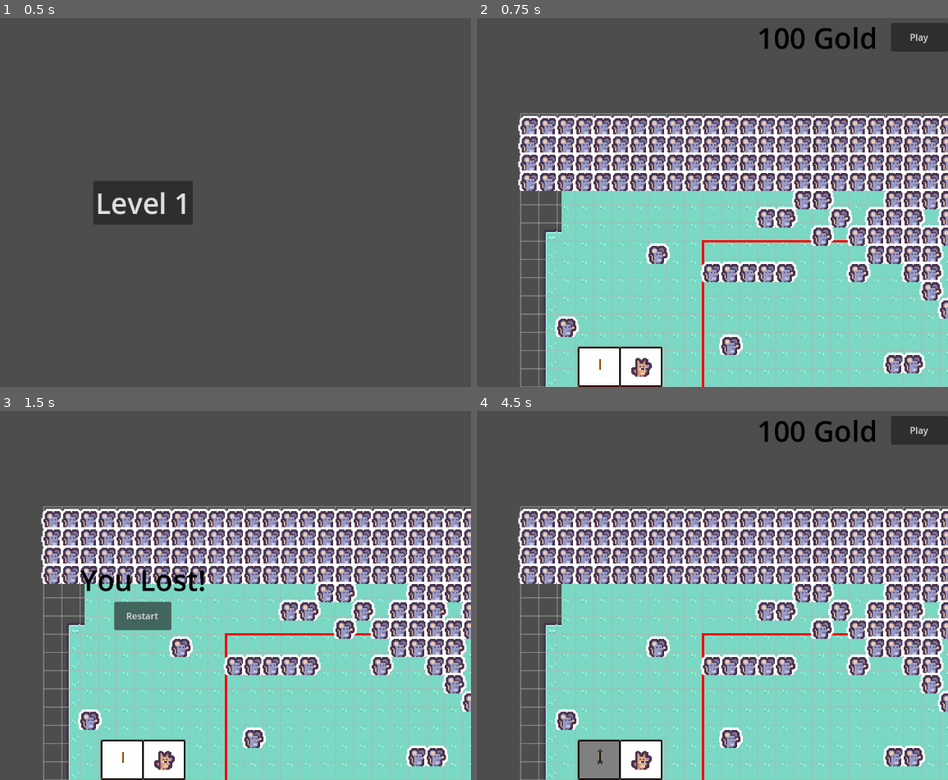
Above: before the commit, frames 1-4 (two rows, left to right).
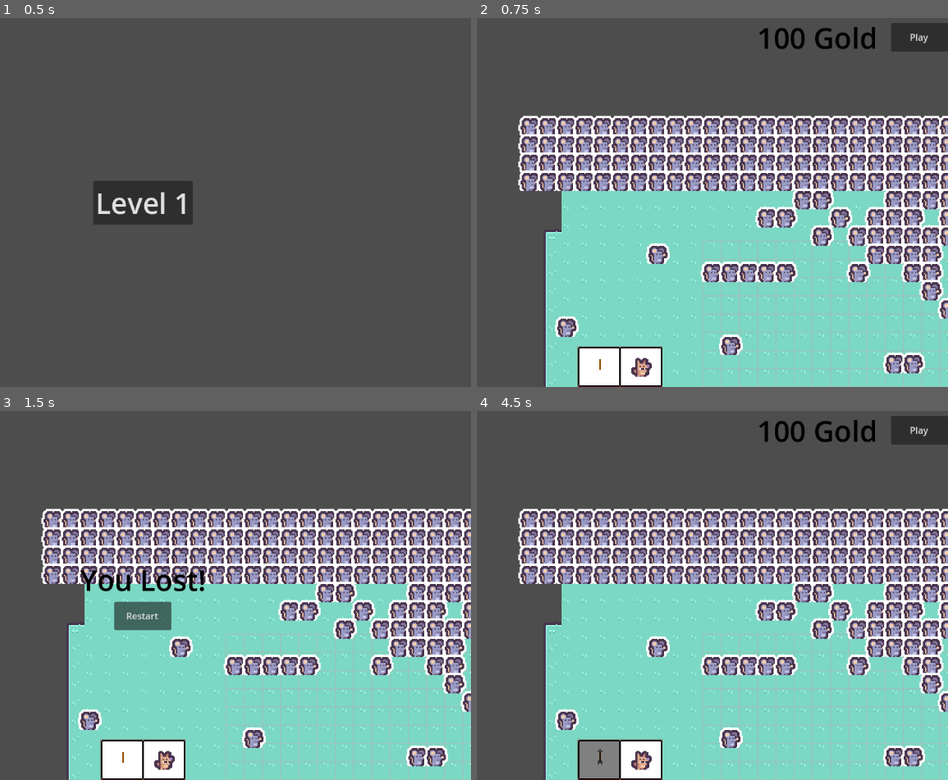
Above: after the commit, the same moments.

Repository: MinIcecream/PixelClash
Game: Godot game, scene res://scenes/battle_select.tscn
Two runs of this game, one before a commit and one after it. Both use one fixed random seed, a clock stepped at 60 frames per second and the inputs below.
Inputs (mouse positions are in pixels of both pictures, inside the frame that each line leads up to):
- Up to frame 1 (0.5 s): no input
- Up to frame 2 (0.75 s): click "Level 1" at 0.5 s
- Up to frame 3 (1.5 s): click "Play" at 1.25 s
- Up to frame 4 (4.5 s): click "Restart" at 2 s; click "Play" at 2.75 s; click "Restart" at 3.5 s; click (599, 754) at 4.27 s

Frame 1 is identical in both runs. In frame 2, 2.3% of the frame differs, in the area x 9-100%, y 25-100%; in frame 3, 2.3%; in frame 4, 2.3%.
Error in both runs: Invalid access to property or key 'battle_context' on a base object of type 'Nil'. (res://scripts/camera_2d.gd:14)

Commit message:
Fixes grid drawing

Diff:
--- a/scripts/camera_2d.gd
+++ b/scripts/camera_2d.gd
@@ -24,6 +24,7 @@
 	limits_rect = padding_rect
 	global_position.x = limits_rect.position.x + limits_rect.size.x / 2
 	global_position.y = limits_rect.position.y + limits_rect.size.y / 2
+
 func _input(event):
 	# Start drag on right mouse button down
 	if event is InputEventMouseButton:
--- a/scripts/grid.gd
+++ b/scripts/grid.gd
@@ -7,6 +7,7 @@
 @export var cell_size: int = 16
 var width: int
 var height: int
+var player_grid: Rect2i
 @export var battle_context: BattleContext
 @onready var input_manager = $"../InputManager"
 @onready var gold_manager = $"../GoldManager"
@@ -14,8 +15,9 @@
 var cells = {} #Vector2: unit
 
 func _ready() -> void:
-	width = battle_context.get_player_grid().size.x
-	height = battle_context.get_player_grid().size.y
+	player_grid = battle_context.get_player_grid()
+	width = battle_context.get_grid_width()
+	height = battle_context.get_grid_height()
 	input_manager.connect("place_unit", Callable(self, "_on_place_unit"))
 
 func world_to_cell(pos: Vector2) -> Vector2i:
--- a/scripts/grid_drawer.gd
+++ b/scripts/grid_drawer.gd
@@ -6,23 +6,31 @@
 @export var grid: Grid
 
 func _draw():
-	_draw_grid_lines()
-	_draw_player_grid_outline()
+	if Engine.is_editor_hint():
+		_draw_all_grid_lines()
+		_draw_player_grid_outline()
+	else:
+		_draw_player_grid_lines()
 
-func _draw_grid_lines():
+func _draw_all_grid_lines():
+	_draw_grid_lines(Rect2i(Vector2(0, 0), Vector2(grid.width, grid.height)))
+
+func _draw_player_grid_lines():
+	_draw_grid_lines(grid.player_grid)
+
+func _draw_grid_lines(rect: Rect2i):
 	# Vertical lines
-	var width = grid.battle_context.get_grid_width()
-	var height = grid.battle_context.get_grid_height()
-
-	for i in range(width + 1):
+	for i in range(rect.position.x, rect.position.x + rect.size.x + 1):
 		var x = grid.cell_size * i
-		var bottom = height * grid.cell_size
-		draw_line(Vector2(x, 0), Vector2(x, bottom), color, 1)
+		var top = rect.position.y * grid.cell_size
+		var bottom = top + rect.size.y * grid.cell_size
+		draw_line(Vector2(x, top), Vector2(x, bottom), color, 1)
 	# Horizontal lines
-	for i in range(height + 1):
+	for i in range(rect.position.y, rect.position.y + rect.size.y + 1):
 		var y = grid.cell_size * i
-		var right = width * grid.cell_size
-		draw_line(Vector2(0, y), Vector2(right, y), color, 1)
+		var left = rect.position.x * grid.cell_size
+		var right = left + rect.size.x * grid.cell_size
+		draw_line(Vector2(left, y), Vector2(right, y), color, 1)
 
 func _draw_player_grid_outline():
 	var cell_rect = grid.battle_context.get_player_grid()
